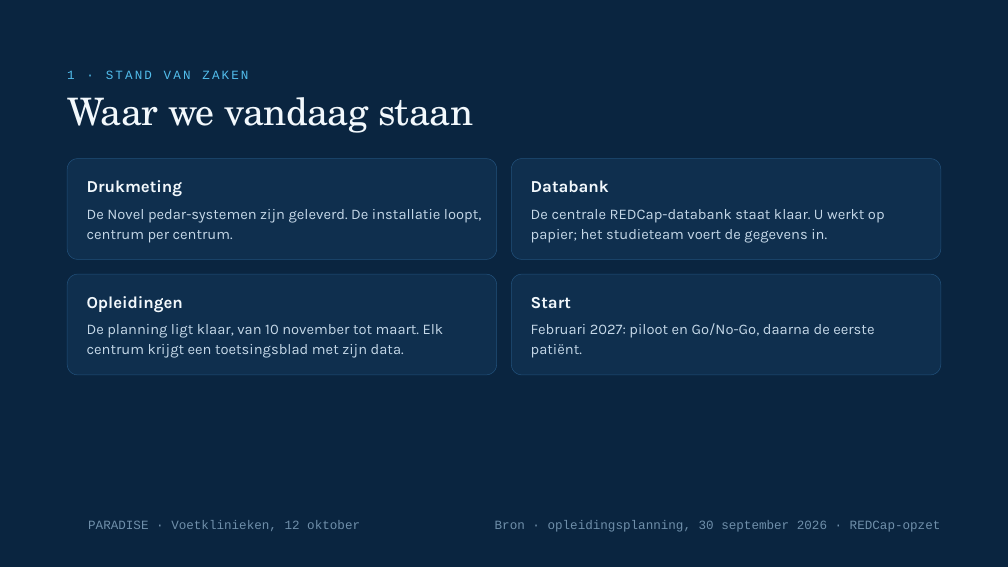
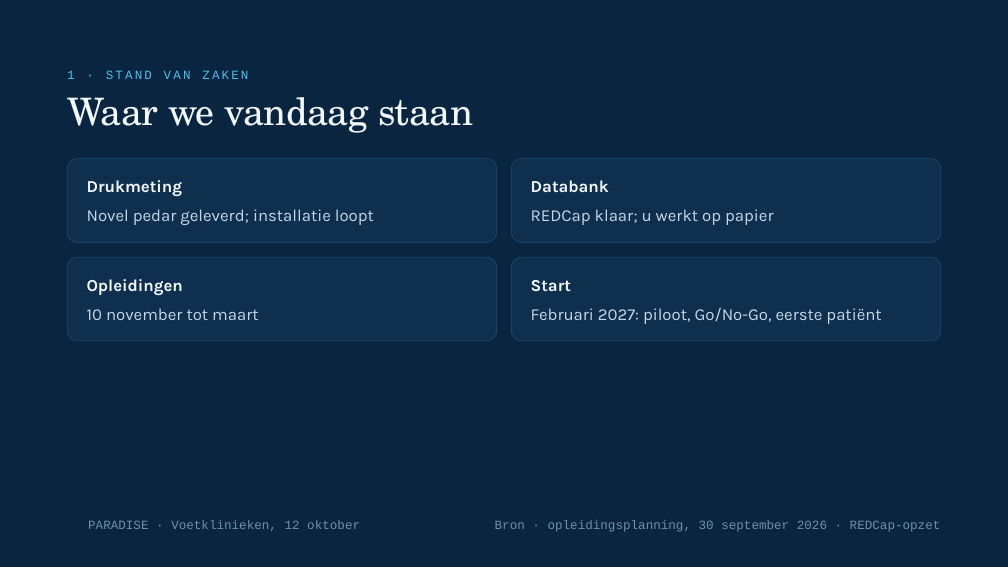
Before and after one commit to Dellfs/paradise-project, a slide deck: slide 4 of PARADISE_presentatie/webdecks/PARADISE_voetklinieken_12okt.pptx. Drawn at 1008x567 pixels with LibreOffice and Linux fonts; fonts in the diff are those of the drawing; background and template pictures are left out. Boxes give left, top, right and bottom in pixels: in the first picture for what was removed or moved away, otherwise in the second. Text is boxed around its words. In the diff, an @@ line names an element or a change of style, - is before the commit and + after.

```diff
--- a/PARADISE_presentatie/webdecks/PARADISE_voetklinieken_12okt.pptx
+++ b/PARADISE_presentatie/webdecks/PARADISE_voetklinieken_12okt.pptx
@@ rounded rectangle: place and size @@
-rounded rectangle at [67,159,497,259]
+rounded rectangle at [67,159,497,243]
@@ rounded rectangle: place and size @@
-rounded rectangle at [511,159,941,259]
+rounded rectangle at [511,159,941,243]
@@ text at [87,209,374,225]: text changed; size 14 to 16 pt @@
-De Novel pedar-systemen zijn geleverd. De installatie loopt, centrum per centrum.
+Novel pedar geleverd; installatie loopt
@@ text at [531,209,773,225]: text changed; size 14 to 16 pt @@
-De centrale REDCap-databank staat klaar. U werkt op papier; het studieteam voert de gegevens in.
+REDCap klaar; u werkt op papier
@@ rounded rectangle: place and size @@
-rounded rectangle at [67,274,497,375]
+rounded rectangle at [67,257,497,341]
@@ proportions changed in 4 elements at [67,159,497,243], [511,159,941,243], [67,257,497,341], [511,257,941,341] @@
@@ rounded rectangle: place and size @@
-rounded rectangle at [511,274,941,375]
+rounded rectangle at [511,257,941,341]
@@ text "Opleidingen": place and size @@
-text "Opleidingen" at [87,296,183,313]
+text "Opleidingen" at [87,279,183,296]
@@ text "Start": place and size @@
-text "Start" at [531,297,571,309]
+text "Start" at [531,280,571,292]
@@ text at [87,308,258,320]: text changed; size 14 to 16 pt @@
-De planning ligt klaar, van 10 november tot maart. Elk centrum krijgt een toetsingsblad met zijn data.
+10 november tot maart
@@ text at [531,307,881,324]: text changed; size 14 to 16 pt @@
-Februari 2027: piloot en Go/No-Go, daarna de eerste patiënt.
+Februari 2027: piloot, Go/No-Go, eerste patiënt
```
Also in this commit, not shown: 17 other slides changed, 2 other files.
